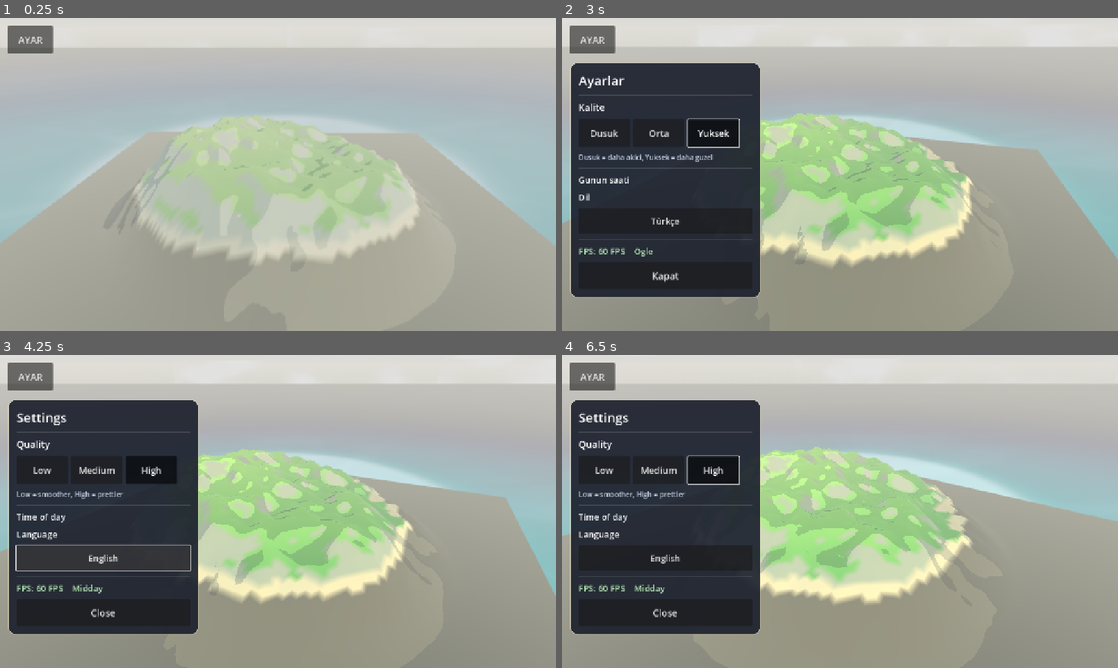
Above: before the commit, frames 1-4 (two rows, left to right).
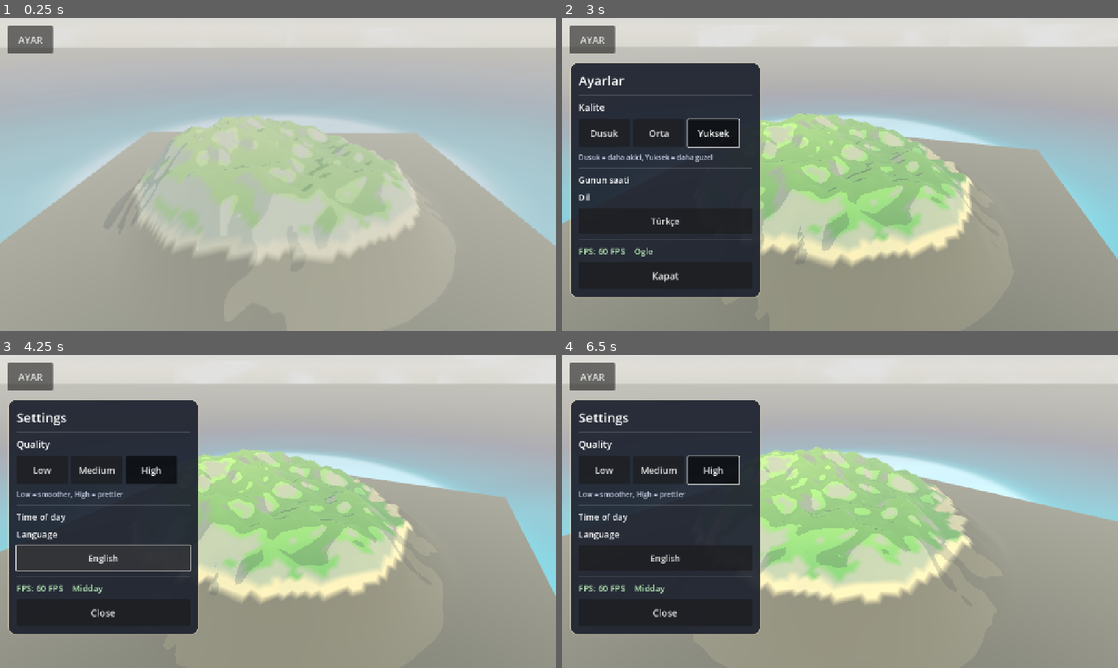
Above: after the commit, the same moments.

Repository: eraslan19j/game
Game: Godot game, scene res://scenes/world/world.tscn
The game is run twice, just before and just after one commit, with the same random seed, the same clock (stepped at 60 frames per second) and the same inputs.
Inputs:
- Up to frame 1 (0.25 s): no input
- Up to frame 2 (3 s): click "AYAR" at 0.5 s; click "Dusuk" at 1.25 s; click "Orta" at 2 s; click "Yuksek" at 2.75 s
- Up to frame 3 (4.25 s): click "Türkçe" at 3.5 s
- Up to frame 4 (6.5 s): click "Low" at 4.25 s; click "Medium" at 5 s; click "High" at 5.75 s

The runs differ from the first frame. In frame 2, 1.0% of the frame differs, in the area x 0-100%, y 50-77%; in frame 3, 0.8%; in frame 4, 0.3%.

Commit message:
Su opakliga yaklastirildi (0.98/1.0) - parlak kum uzerinden soluk gorunuyordu
Co-authored-by: arena-agent <297053741+arena-agent@users.noreply.github.com>

Diff:
--- a/shaders/water.gdshader
+++ b/shaders/water.gdshader
@@ -10,8 +10,8 @@
 uniform vec4 shore_color : source_color = vec4(0.72, 0.93, 0.90, 1.0);
 uniform float wave_speed = 1.0;
 uniform float wave_strength = 1.0;
-uniform float alpha_shallow = 0.55;
-uniform float alpha_deep = 0.95;
+uniform float alpha_shallow = 0.98;
+uniform float alpha_deep = 1.0;
 uniform float depth_near = 90.0;
 uniform float depth_far = 330.0;
 
Binary file changed: ci_screenshot_preview.png
